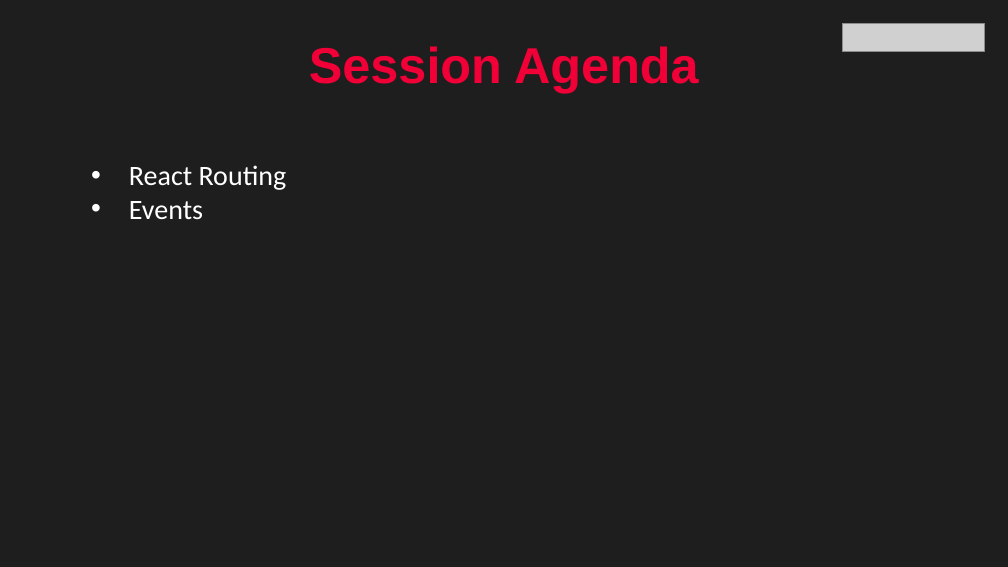
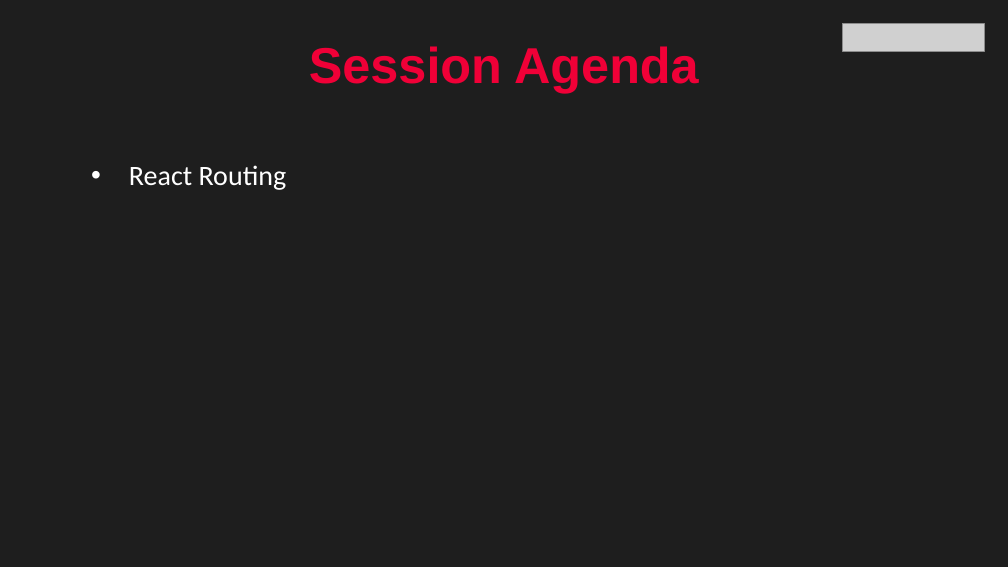
Before and after one commit to urvashi29/frontend-dev-module-3-C1, a slide deck: slide 2 of Lecture-25/Lecture-25.pptx. Drawn at 1008x567 pixels with LibreOffice and Linux fonts; fonts in the diff are those of the drawing; grey boxes stand for pictures; background and template pictures are left out. Boxes give left, top, right and bottom in pixels: in the first picture for what was removed or moved away, otherwise in the second. Text is boxed around its words. In the diff, an @@ line names an element or a change of style, - is before the commit and + after.

Commit message:
added ppt in Lecture-25

```diff
--- a/Lecture-25/Lecture-25.pptx
+++ b/Lecture-25/Lecture-25.pptx
@@ text at [129,201,203,219]: paragraph removed @@
-• Events
```
